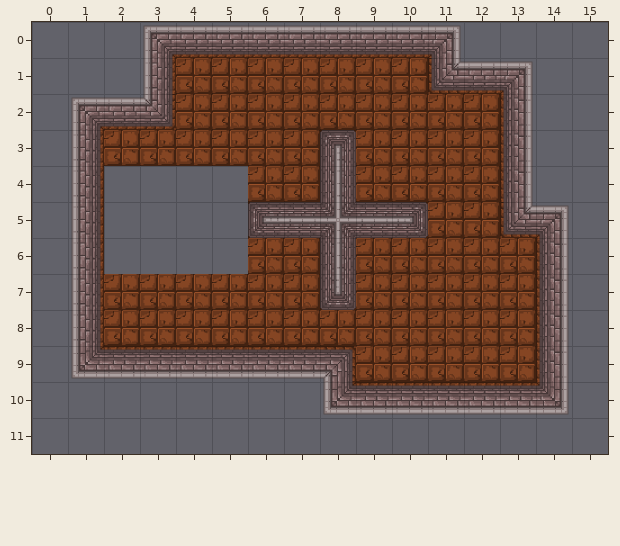
Level history. Tiled map (JSON): Assets/Levels/level4.json. The picture above was drawn from the file before the commit.
Cells are 64x64 px. Shown: x 0..15, y 0..11.
And afterwards:
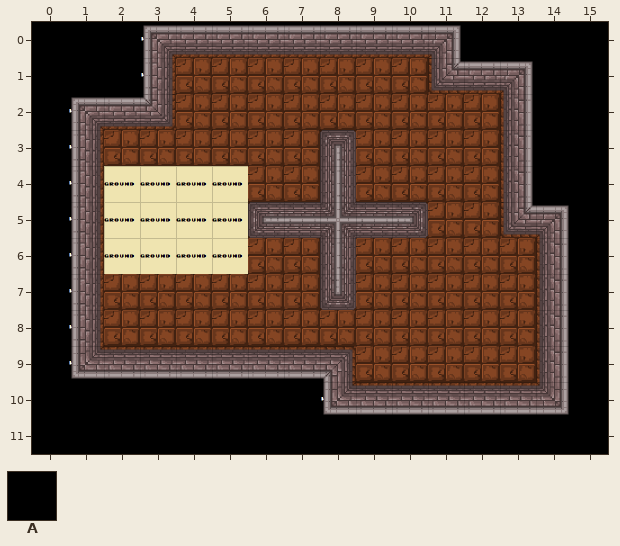
Key: from "graphs": A 31.
_ is an empty cell.
The edit:
layer "Tiles" opacity 0% -> 100%
Layer "Render":
The author put tile A in row 0 at x 0 to 2 and 12 to 15; in row 1 at x 0 to 2 and 14 to 15; in rows 2 to 4 at x 0 and 14 to 15; in rows 5 to 9 at x 0 and 15; in row 10 at x 0 to 7 and 15; in row 11 at x 0 to 15.
